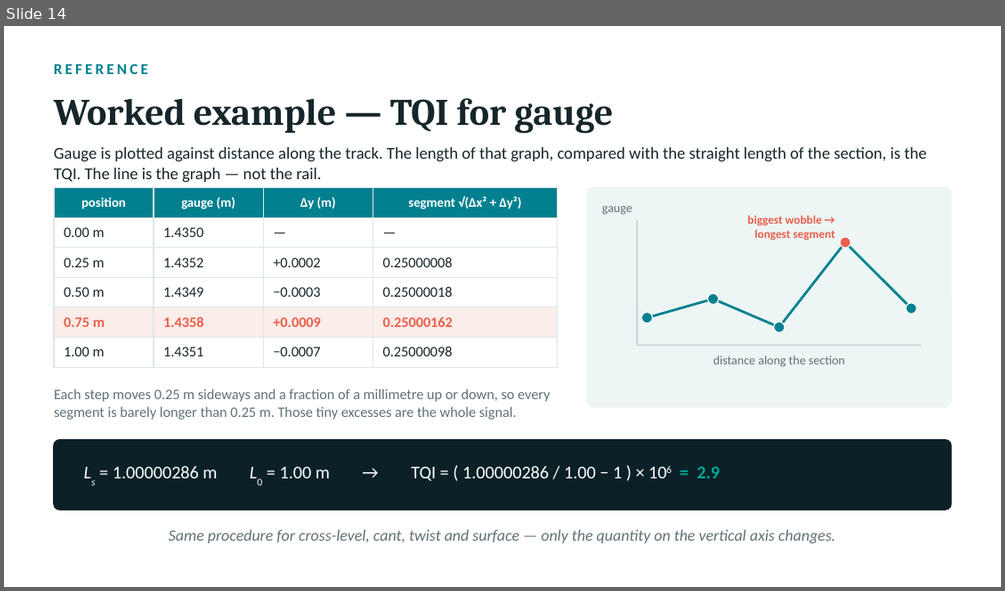
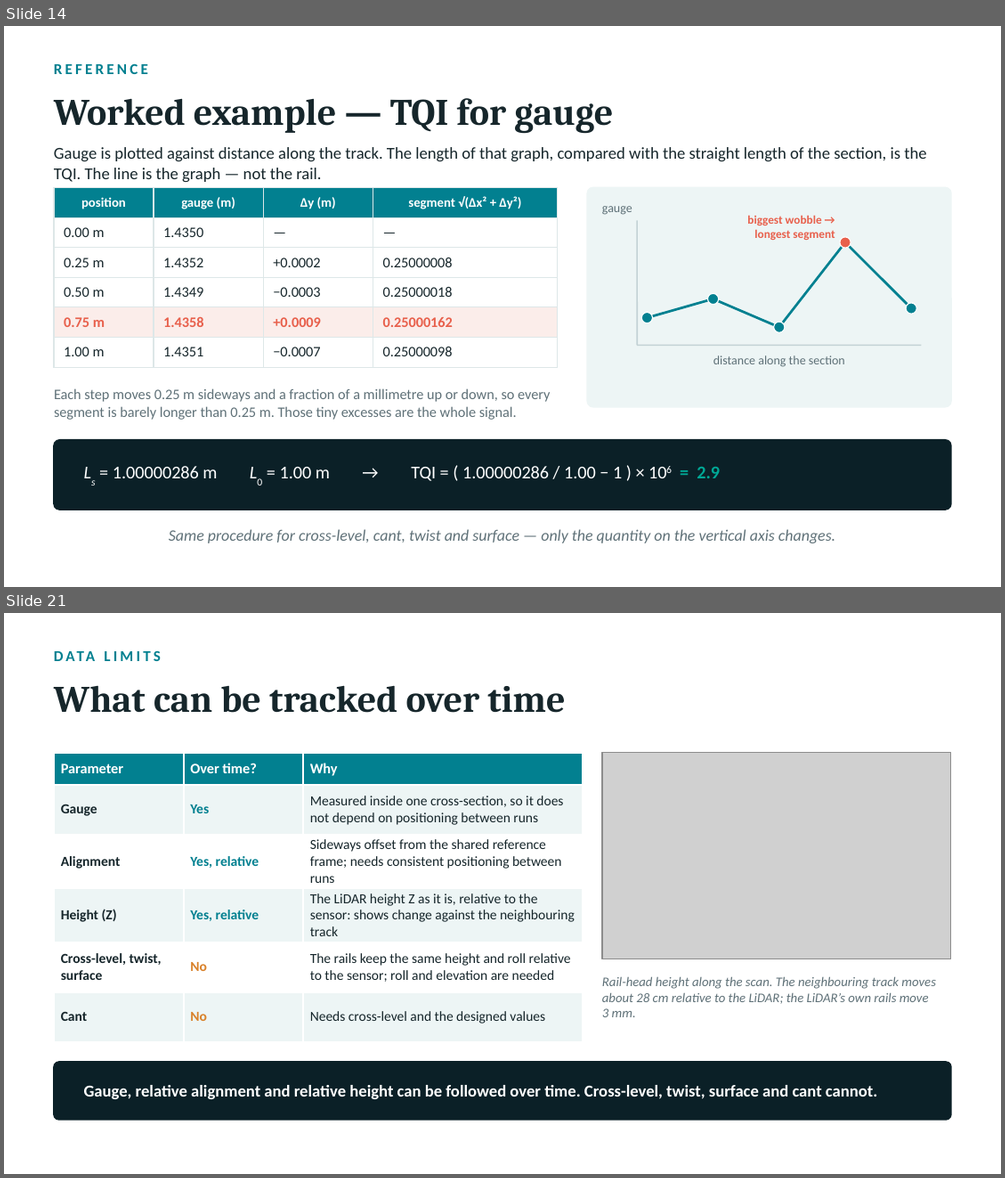
Before and after one commit to viktormm/D7016B-IAI-eMaintenance-Part-2, a slide deck: D7016B_Demo1_Viktor_Lindberg.pptx. Shown one above the other, each under a label of ours: slide 14 before the commit, slides 14 and 21 after it; the slides between them are not shown. The pictures are 1005x591 and 1005x1178 pixels, drawn with LibreOffice and Linux fonts; fonts in the diff are those of the drawing; grey boxes stand for pictures. Boxes give left, top, right and bottom in pixels: in the first picture for what was removed or moved away, otherwise in the second. Text is boxed around its words. In the diff, an @@ line names an element or a change of style, - is before the commit and + after.

```diff
--- a/D7016B_Demo1_Viktor_Lindberg.pptx
+++ b/D7016B_Demo1_Viktor_Lindberg.pptx
@@ slide 21 added at (4, 613, 1001, 1174), background #FFFFFF @@
@@ text added at (54, 643, 951, 668), 11 pt, text #028090, bold @@
+DATA LIMITS
@@ text added at (54, 685, 565, 713), 27 pt, text #16262B, bold @@
+What can be tracked over time
@@ table added at (54, 753, 582, 1034), 6 rows, 3 columns @@
+Parameter | Over time? | Why
+Gauge | Yes | Measured inside one cross-section, so it does not depend on positioning between runs
+Alignment | Yes, relative | Sideways offset from the shared reference frame; needs consistent positioning between runs
+Height (Z) | Yes, relative | The LiDAR height Z as it is, relative to the sensor: shows change against the neighbouring track
+Cross-level, twist, surface | No | The rails keep the same height and roll relative to the sensor; roll and elevation are needed
+Cant | No | Needs cross-level and the designed values
@@ picture added at (602, 753, 951, 959) @@
@@ text added at (602, 976, 936, 1017), 9.5 pt, text #5F7178, italic @@
+Rail-head height along the scan. The neighbouring track moves about 28 cm relative to the LiDAR; the LiDAR’s own rails move 3 mm.
@@ rounded rectangle added at (54, 1062, 951, 1119), fill #0B2027, outline #0B2027 1 pt @@
@@ text added at (84, 1085, 877, 1099), 12 pt, text #FFFFFF, bold @@
+Gauge, relative alignment and relative height can be followed over time. Cross-level, twist, surface and cant cannot.
```
Also in this commit, not shown: 9 other slides added, 26 other files.
